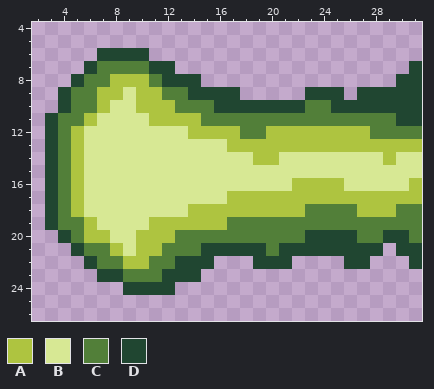
Pixel-art sprite, stored at res/img/explosion/end_left.png. That is the earlier state.
The file is 32x32 pixels. Shown: x 2..31, y 4..26.
Palette (. is transparent): A #aec440  B #d7e894  C #527f39  D #204631
Pixels before, first column x 3:
 6 ....DDDD.....................
 7 ...DCCCCDD..................D
 8 ..DCCAAACDDD...............DD
 9 .DCCAABAACCDDDD.....DDD.DDDDD
10 .DCCABBAAACCCDDDDDDDCCDDDDDDD
11 DCCABBBBAAAACCCCCCCCCCCCCCCDD
12 DCABBBBBBBBAAAACCAAAAAAAACCCC
13 DCABBBBBBBBBBBAAAAAAAAAAAAAAA
14 DCABBBBBBBBBBBBBAABBBBBBBBABB
15 DCABBBBBBBBBBBBBBBBBBBBBBBBBB
16 DCABBBBBBBBBBBBBBBBAAAABBBBBA
17 DCABBBBBBBBBBBAAAAAAAAAAAAAAA
18 DCABBBBBBBBAAAAAAAAACCCCAAACC
19 DCCABBBBAAAAAACCCCCCCCCCCCCCC
20 .DCAABBAAACCCCCCCCCCDDDDCCDDC
21 ..DCCABAACCCDDDDDCDDDDDDDD.DD
22 ...DCCAACCDDD...DDD....DD...D
23 ....DDCCCDDD.................
24 ......DDDD...................
After:
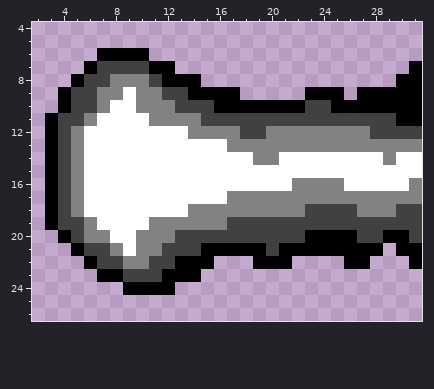
Changes in this commit:
Colour A changes from #aec440 to #828282.
Colour B changes from #d7e894 to #ffffff.
Colour C changes from #527f39 to #414141.
Colour D changes from #204631 to #000000.
Changed places in both pictures, as pixel boxes (x1, y1, x2, y2):
changed: (45, 48, 422, 295)
